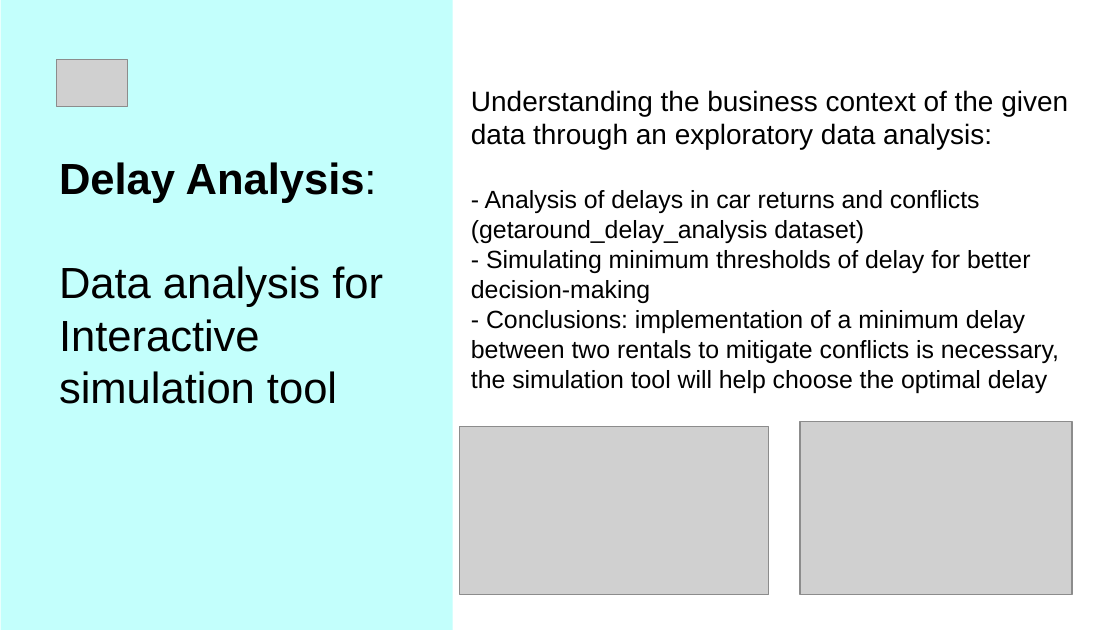
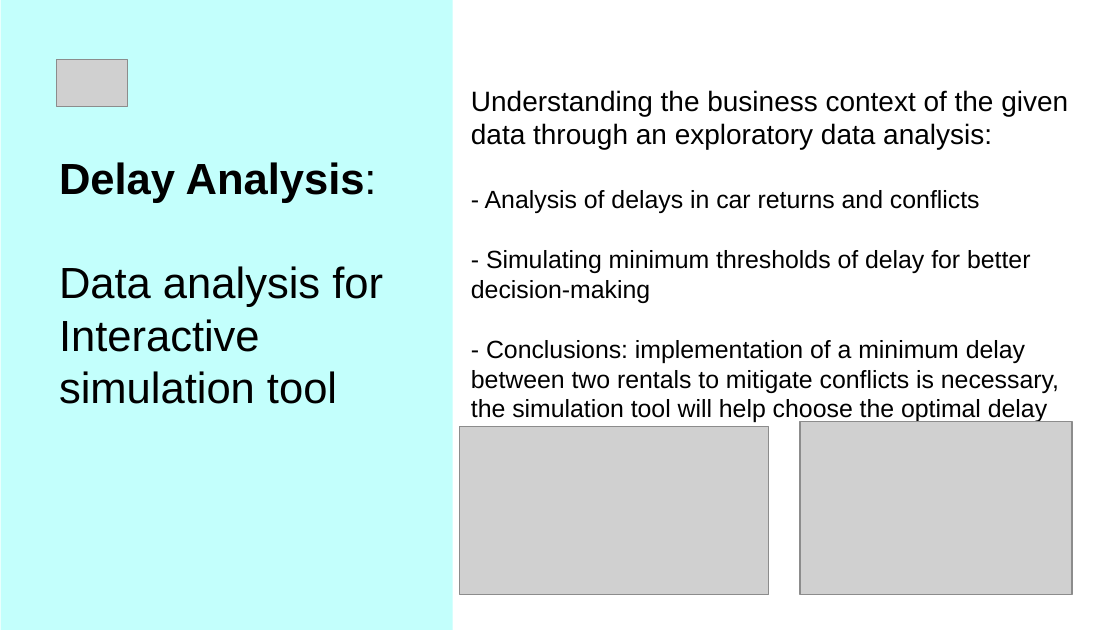
Before and after one commit to AgaHei/getaround-pricing-api, a slide deck: slide 4 of Getaround_Project_AH.pptx. Drawn at 1120x630 pixels with LibreOffice and Linux fonts; fonts in the diff are those of the drawing; grey boxes stand for pictures. Boxes give left, top, right and bottom in pixels: in the first picture for what was removed or moved away, otherwise in the second. Text is boxed around its words. In the diff, an @@ line names an element or a change of style, - is before the commit and + after.

```diff
--- a/Getaround_Project_AH.pptx
+++ b/Getaround_Project_AH.pptx
@@ title at box(471, 90, 1068, 423): text changed @@
-Understanding the business context of the given data through an exploratory data analysis:
-- Analysis of delays in car returns and conflicts (getaround_delay_analysis dataset)
-- Simulating minimum thresholds of delay for better decision-making
-- Conclusions: implementation of a minimum delay between two rentals to mitigate conflicts is necessary, the simulation tool will help choose the optimal delay
+Understanding the business context of the given data through an exploratory data analysis:
+- Analysis of delays in car returns and conflicts
+- Simulating minimum thresholds of delay for better decision-making
+- Conclusions: implementation of a minimum delay between two rentals to mitigate conflicts is necessary, the simulation tool will help choose the optimal delay
```
Also in this commit, not shown: 3 other slides changed.
